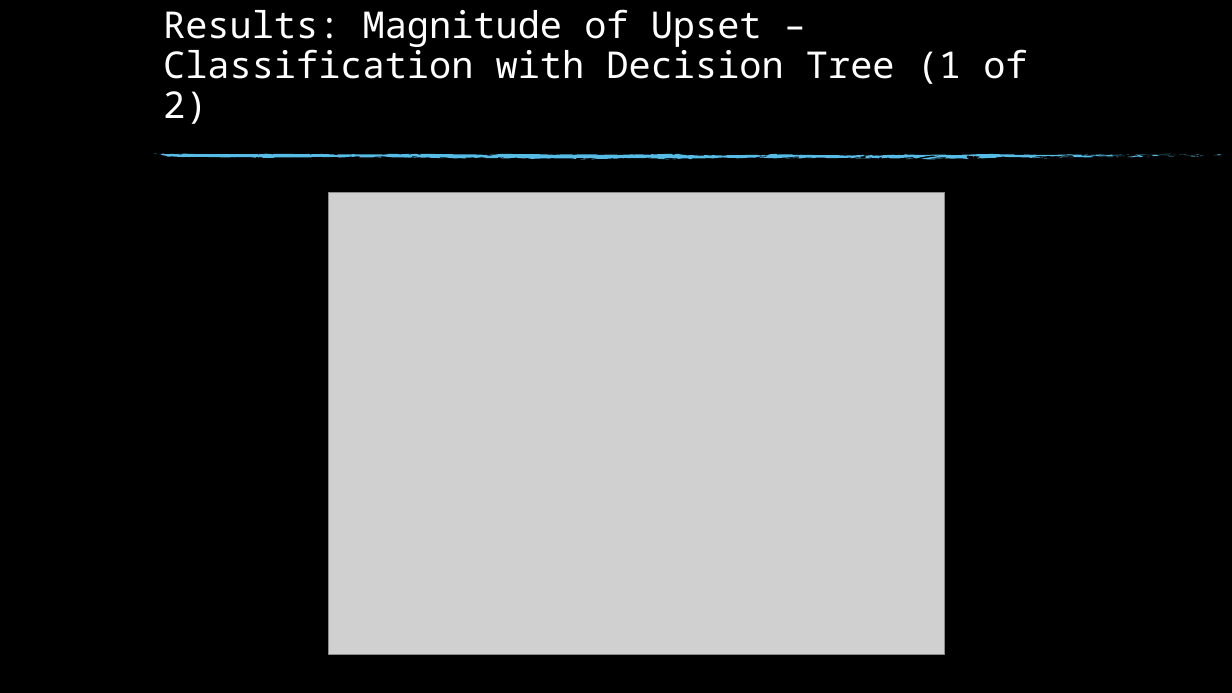
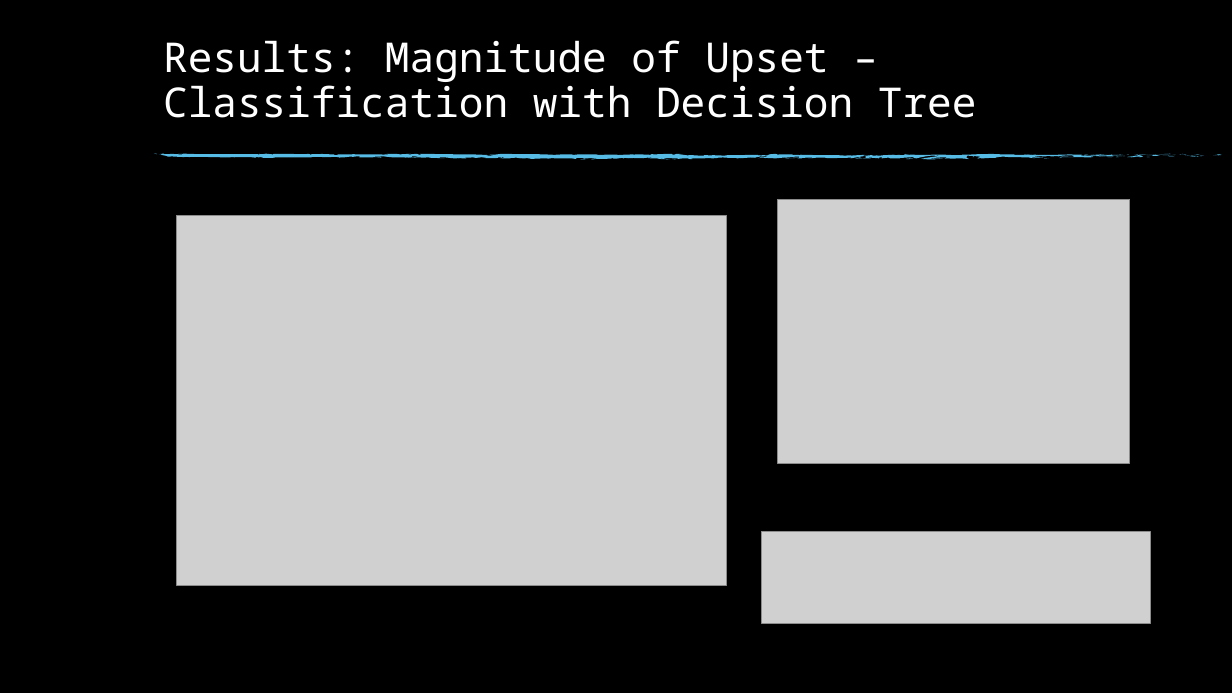
Before and after one commit to msnyde8/Graduate_Project-Upset_Potential, a slide deck: slide 15 of Upset Potential in the NFL.pptx (slide 16 before the commit). Drawn at 1232x693 pixels with LibreOffice and Linux fonts; fonts in the diff are those of the drawing; grey boxes stand for pictures; background and template pictures are left out. Boxes give left, top, right and bottom in pixels: in the first picture for what was removed or moved away, otherwise in the second. Text is boxed around its words. In the diff, an @@ line names an element or a change of style, - is before the commit and + after.

```diff
--- a/Upset Potential in the NFL.pptx
+++ b/Upset Potential in the NFL.pptx
@@ title at bbox=[163, 40, 977, 118]: text changed; size 28.8 to 32 pt @@
-Results: Magnitude of Upset – Classification with Decision Tree (1 of 2)
+Results: Magnitude of Upset – Classification with Decision Tree
@@ picture added at bbox=[777, 199, 1129, 463] @@
@@ picture: place and size @@
-picture at bbox=[328, 192, 945, 654]
+picture at bbox=[177, 215, 726, 585]
@@ picture added at bbox=[762, 531, 1150, 624] @@
```
Also in this commit, not shown: 5 other slides changed, 3 slides removed, 6 other files.
